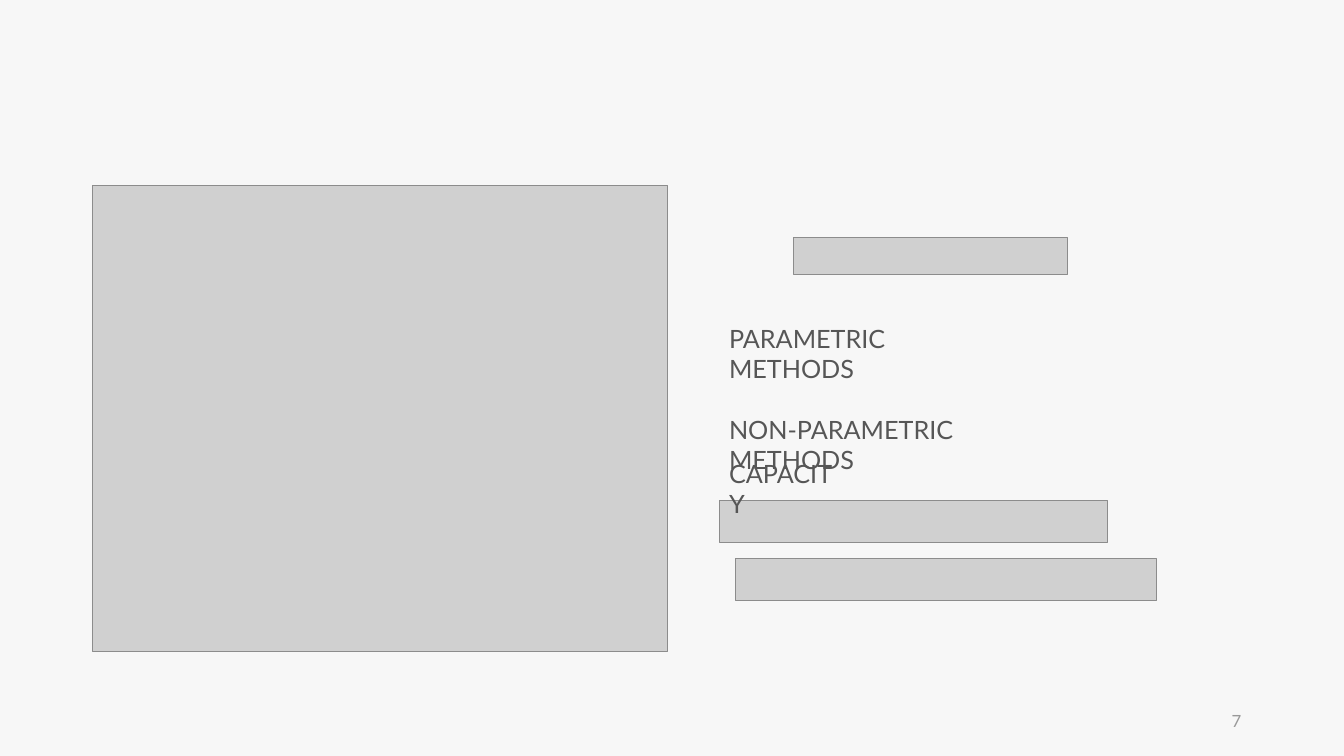
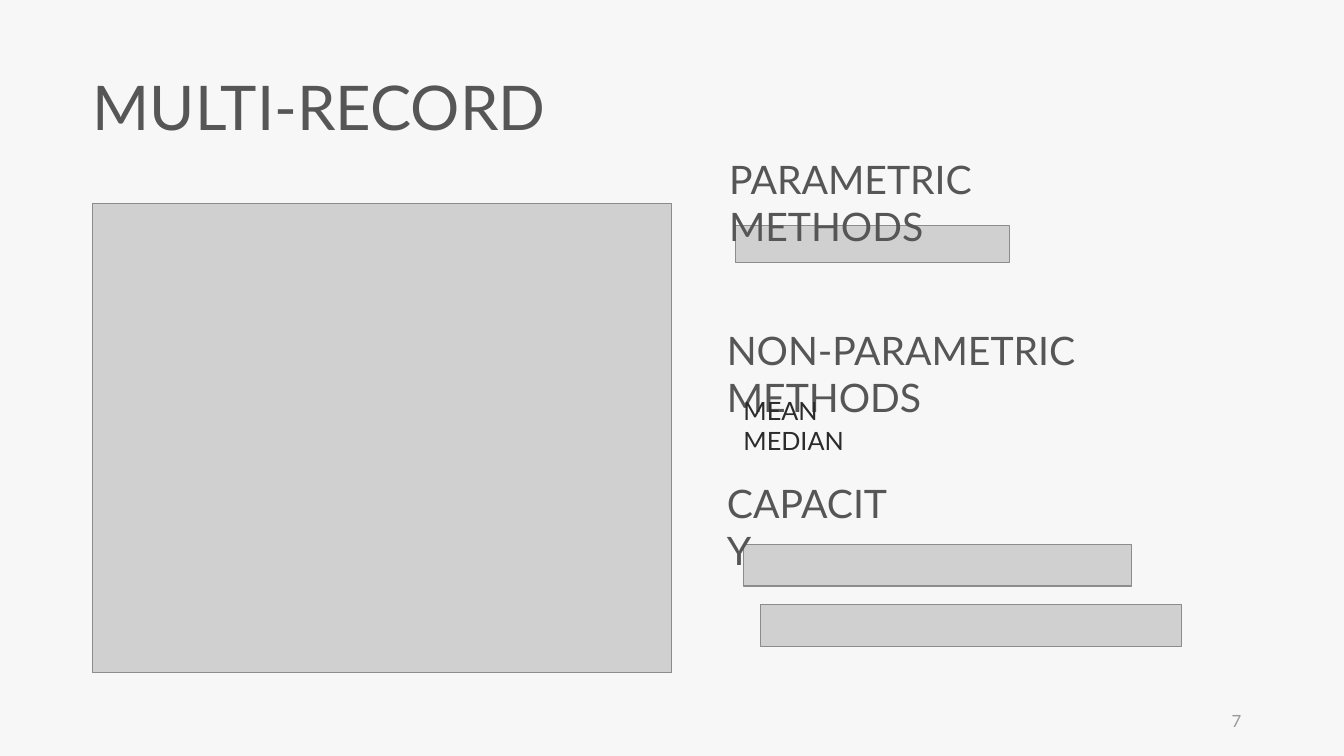
Before and after one commit to skyran1278/VbaProject, a slide deck: slide 7 of 20180126_SmartSplice/20180901_Meeting/Incremental dynamic analysis.pptx. Drawn at 1344x756 pixels with LibreOffice and Linux fonts; fonts in the diff are those of the drawing; grey boxes stand for pictures. Boxes give left, top, right and bottom in pixels: in the first picture for what was removed or moved away, otherwise in the second. Text is boxed around its words. In the diff, an @@ line names an element or a change of style, - is before the commit and + after.

```diff
--- a/20180126_SmartSplice/20180901_Meeting/Incremental dynamic analysis.pptx
+++ b/20180126_SmartSplice/20180901_Meeting/Incremental dynamic analysis.pptx
@@ text added at (93,85,546,131), 44 pt, text #565656 @@
+MULTI-RECORD
@@ size 18 to 28 pt in 3 elements at (717,475,904,532), (727,336,1075,419), (729,165,972,249) @@
@@ text "PARAMETRIC METHODS": place and size @@
-text "PARAMETRIC METHODS" at (729,330,885,378)
+text "PARAMETRIC METHODS" at (729,165,972,249)
@@ picture: place and size @@
-picture at (93,186,668,651)
+picture at (93,204,673,674)
@@ picture: place and size @@
-picture at (793,238,1068,274)
+picture at (736,226,1010,262)
@@ text "NON-PARAMETRIC METHODS": place and size @@
-text "NON-PARAMETRIC METHODS" at (729,421,953,474)
+text "NON-PARAMETRIC METHODS" at (727,336,1075,419)
@@ text added at (743,399,843,450), 18 pt, text #2B2B2B @@
+MEAN MEDIAN
@@ text "CAPACITY": place and size @@
-text "CAPACITY" at (719,454,847,494)
+text "CAPACITY" at (717,475,904,532)
@@ picture: place and size @@
-picture at (719,500,1107,542)
+picture at (744,544,1132,587)
@@ picture: place and size @@
-picture at (736,559,1157,601)
+picture at (761,605,1183,647)
```
Also in this commit, not shown: 7 other slides changed, 5 slides added, 7 slides removed, 1 other file.
